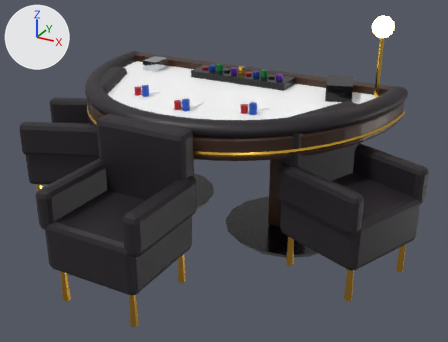
The glTF model v2/assets/models/table-blackjack-hl.glb as it was, and as the next commit left it.
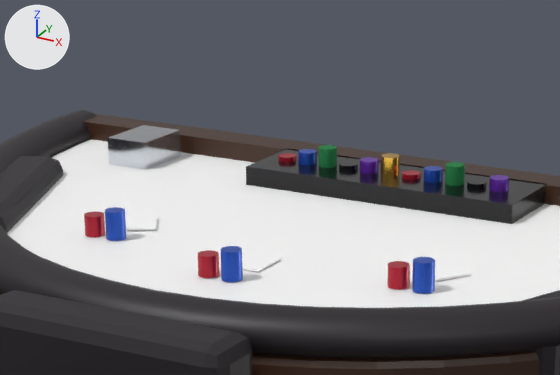
There are two pictures of each version: one whole from a camera (50 mm lens) standing at (2.66, -3.72, 1.76) and looking at (1.21, -1.08, 0.45), one close up on the part from 23% to 67% of the width and 4% to 42% of the height. Arrows for +X, +Y and +Z are at upper left; the lights stay in place. The last two pictures show the newer version. Objects named as collision shapes, trigger or cutter boxes, shadow casters or lower levels of detail are left out. Where no turn or scale is listed for an object, it has been applied to the vertices. Vertices at exactly the same position are counted once.

The first close-up shows 'table-blackjack-hl_lod0'.
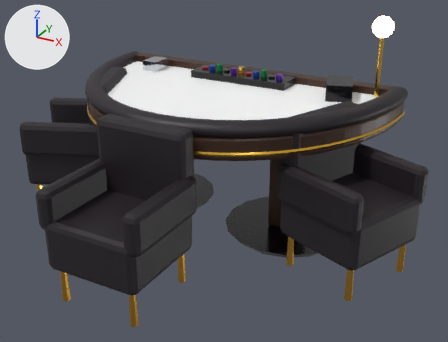
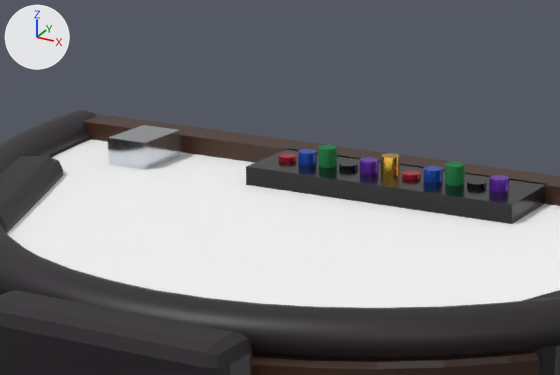
Where the change shows, as pixel boxes [x1, y1, x2, y2] in the close-ups (560 x 375 px):
part 1 of me_table_blackjack_hl_lod0_001, deleted: before [84, 207, 471, 294]

Edits to the bpy script that builds the scene:
```text
Change me_table_blackjack_hl_lod0_001:
    used by ob_table_blackjack_hl_lod0; location = (0.0, 0.0, 0.0)
    remove me_table_blackjack_hl_lod0_001.from_pydata(...)  # 2200 vertices, 4180 faces; spans x -0.2..2.2, y -1.95..-0.3, z 0.0..1.2
    add me_table_blackjack_hl_lod0_001.from_pydata(...)  # 2056 vertices, 3928 faces; spans x -0.2..2.2, y -1.95..-0.3, z 0.0..1.2
    me_table_blackjack_hl_lod0_001 part 1: 9 loose pieces with 144 vertices, spanning x 0.61..1.38, y -1.14..-0.86, z 0.76..0.82, are deleted
    remove me_table_blackjack_hl_lod0_001.materials.append(mat_white)
```
